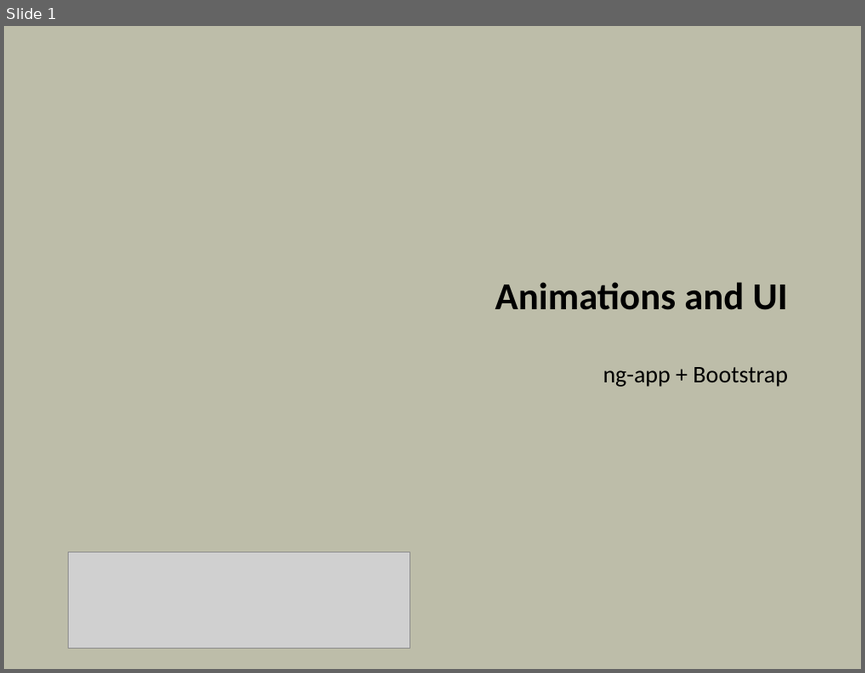
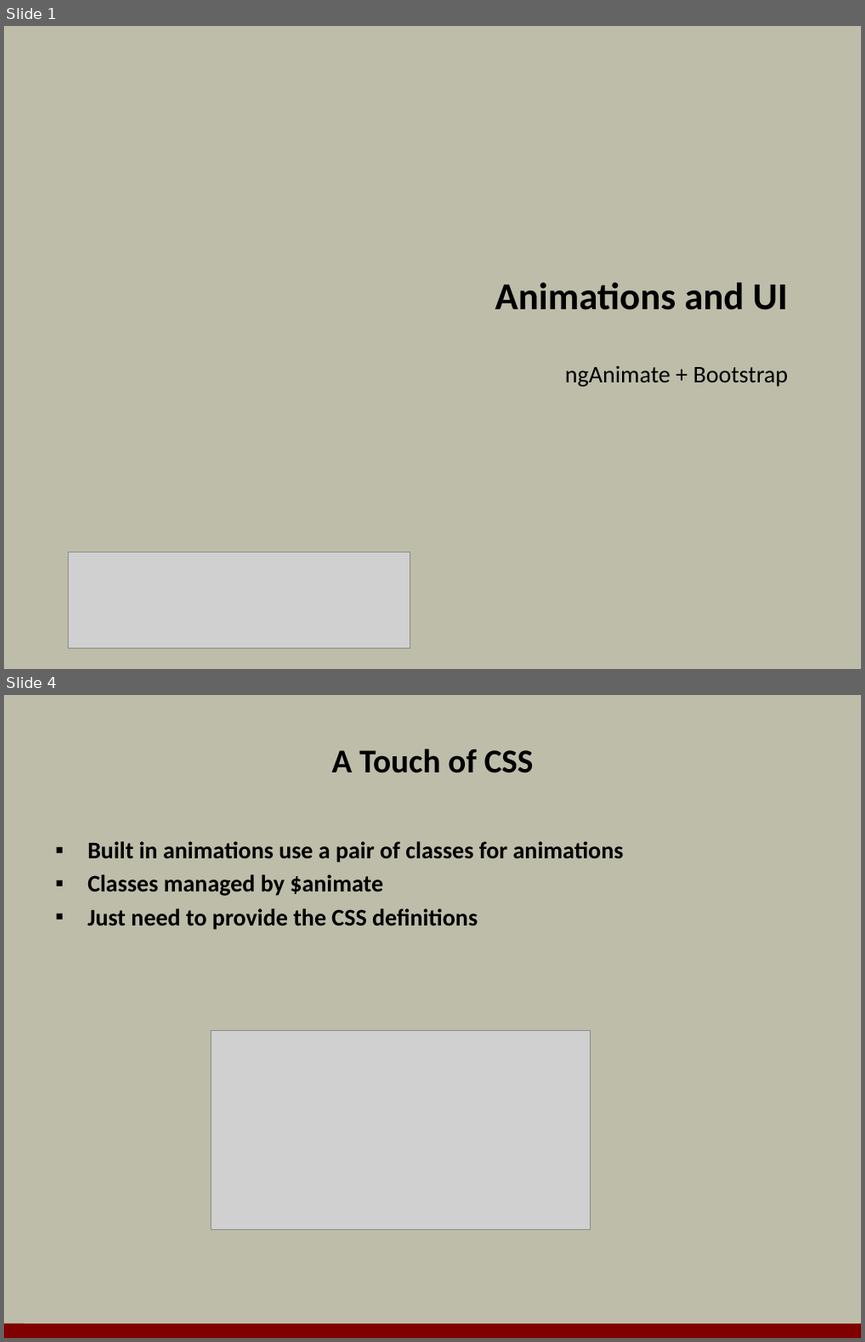
Before and after one commit to OdeToCode/classes, a slide deck: angularjs/slides/08_UI.pptx. Shown one above the other, each under a label of ours: slide 1 before the commit, slides 1 and 4 after it; the slides between them are not shown. The pictures are 865x673 and 865x1342 pixels, drawn with LibreOffice and Linux fonts; fonts in the diff are those of the drawing; grey boxes stand for pictures; background and template pictures are left out. Boxes give left, top, right and bottom in pixels: in the first picture for what was removed or moved away, otherwise in the second. Text is boxed around its words. In the diff, an @@ line names an element or a change of style, - is before the commit and + after.

```diff
--- a/angularjs/slides/08_UI.pptx
+++ b/angularjs/slides/08_UI.pptx
@@ slide 4 added at box(4, 695, 861, 1338), background #BDBDA9 @@
@@ title added at box(332, 749, 534, 773), 28 pt, text #000000, bold @@
+A Touch of CSS
@@ text added at box(87, 841, 624, 930), 20 pt, text #000000, bold @@
+▪ Built in animations use a pair of classes for animations
+▪ Classes managed by $animate
+▪ Just need to provide the CSS definitions
@@ picture added at box(211, 1031, 590, 1230) @@
@@ line added from (4, 1330) to (861, 1331), #800000 12 pt @@
@@ slide 1 changed as well @@
@@ subtitle at box(565, 366, 789, 386): text changed @@
-ng-app + Bootstrap
+ngAnimate + Bootstrap
```
Also in this commit, not shown: 10 other slides added, 1 slide removed, 38 other files.
